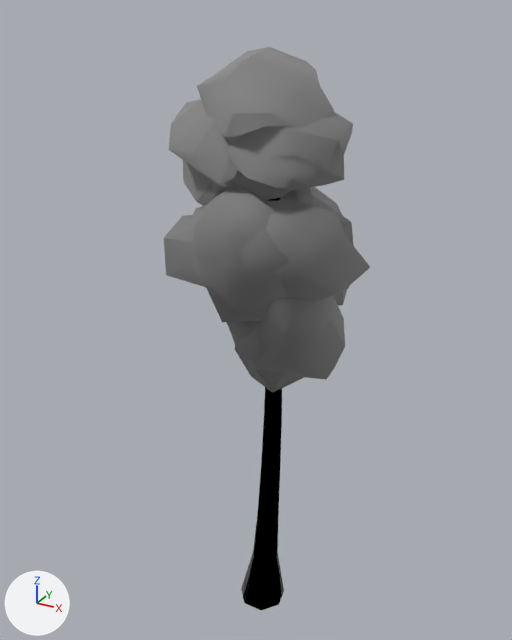
A saved change to the glTF model game/models/environment/taiga_aspen.glb.
Rendered twice from a 50 mm lens placed at (4.62, -8.63, 9.68), pointed at (-0.22, 0.16, 5.29). Every picture has the same lights, and +X, +Y and +Z are marked at lower left. The first picture is the older version. Vertices at exactly the same position are counted once.

In view in the first picture: 'bark', 'foliage'.
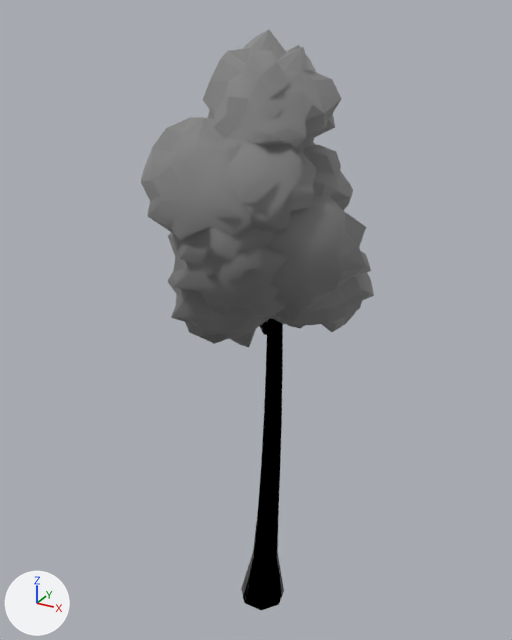
Boxes (x1, y1, x2, y2) around the edits, measured in the pictures (512 x 640 px):
```json
{"object": "foliage", "change": "reshaped", "before": [164, 47, 370, 393], "after": [141, 29, 374, 347], "on screen": "13% wider, 8% shorter"}
{"part": 1, "of": "me_foliage", "change": "rebuilt", "before": [164, 215, 289, 323], "after": [168, 233, 288, 318]}
{"part": 2, "of": "me_foliage", "change": "rebuilt", "before": [263, 200, 370, 302], "after": [267, 195, 371, 309]}
{"part": 3, "of": "me_foliage", "change": "rebuilt", "before": [286, 187, 354, 289], "on screen": "not visible afterwards"}
{"part": 4, "of": "me_foliage", "change": "rebuilt", "before": [334, 289, 347, 305], "after": [271, 316, 285, 324], "on screen": "mostly hidden"}
{"part": 5, "of": "me_foliage", "change": "rebuilt", "before": [191, 188, 274, 268], "after": [172, 227, 280, 278]}
{"part": 6, "of": "me_foliage", "change": "rebuilt", "before": [183, 160, 289, 206], "on screen": "not visible afterwards"}
{"part": 7, "of": "me_foliage", "change": "rebuilt", "before": [197, 47, 334, 146], "after": [203, 29, 342, 153], "on screen": "25% taller"}
{"part": 8, "of": "me_foliage", "change": "rebuilt", "before": [226, 111, 353, 191], "after": [215, 137, 316, 232]}
{"part": 9, "of": "me_foliage", "change": "added", "after": [276, 248, 374, 332]}
{"part": 10, "of": "me_foliage", "change": "added", "after": [141, 117, 253, 240]}
{"part": 11, "of": "me_foliage", "change": "added", "after": [167, 270, 274, 347]}
{"part": 12, "of": "me_foliage", "change": "added", "after": [303, 142, 353, 211]}
{"part": 13, "of": "me_foliage", "change": "deleted", "before": [168, 99, 345, 393]}
```

Scene script edits in JSON lines:
```json
{"block": "me_foliage", "where": "# used by ob_foliage; location = (0.0, 0.0, 0.0)"}
{"op": "remove", "block": "me_foliage", "code": "me_foliage.from_pydata(...)  # 546 vertices, 1040 faces; spans x -1.5..1.62, y -1.19..1.46, z 4.5..9.24"}
{"op": "add", "block": "me_foliage", "code": "me_foliage.from_pydata(...)  # 2106 vertices, 4160 faces; spans x -1.63..1.57, y -1.47..1.39, z 5.02..9.44"}
{"block": "me_foliage", "change": "me_foliage part 1: the loose piece of 42 vertices spanning x -1.37..0.79, y -1.19..0.63, z 5.62..7.2 is rebuilt with 162 vertices and now spans x -1.37..0.94, y -1.21..0.79, z 5.61..7.41"}
{"block": "me_foliage", "change": "me_foliage part 2: the loose piece of 42 vertices spanning x -0.38..1.62, y -0.82..0.82, z 5.6..7.28 is rebuilt with 162 vertices and now spans x -0.53..1.57, y -0.84..0.89, z 5.72..7.48"}
{"block": "me_foliage", "change": "me_foliage part 3: the loose piece of 42 vertices spanning x -0.89..1.26, y -0.61..1.46, z 5.75..7.45 is rebuilt with 162 vertices and now spans x -1.63..0.51, y -0.76..1.3, z 5.84..7.64"}
{"block": "me_foliage", "change": "me_foliage part 4: the loose piece of 42 vertices spanning x -0.86..1.07, y -0.05..1.34, z 5.25..6.68 is rebuilt with 162 vertices and now spans x -1.19..0.99, y -0.35..1.25, z 5.24..6.77"}
{"block": "me_foliage", "change": "me_foliage part 5: the loose piece of 42 vertices spanning x -1.32..0.52, y -1.1..0.89, z 5.84..7.47 is rebuilt with 162 vertices and now spans x -1.04..0.63, y -1.24..0.47, z 6.07..7.79"}
{"block": "me_foliage", "change": "me_foliage part 6: the loose piece of 42 vertices spanning x -1.45..0.52, y -0.42..1.44, z 6.89..8.23 is rebuilt with 162 vertices and now spans x -0.98..0.57, y -0.62..1.16, z 6.67..8.67"}
{"block": "me_foliage", "change": "me_foliage part 7: the loose piece of 42 vertices spanning x -0.74..1.0, y -0.92..1.01, z 7.8..9.24 is rebuilt with 162 vertices and now spans x -0.82..1.0, y -0.8..0.93, z 7.77..9.44"}
{"block": "me_foliage", "change": "me_foliage part 8: the loose piece of 42 vertices spanning x -0.71..1.25, y -0.64..0.73, z 7.36..8.59 is rebuilt with 162 vertices and now spans x -0.64..0.94, y -1.33..0.66, z 6.87..8.4"}
{"block": "me_foliage", "change": "me_foliage part 9: a new loose piece of 162 vertices spanning x -0.23..1.54, y -0.5..1.21, z 5.34..6.83, in mat_material_0 (its picture is missing)"}
{"block": "me_foliage", "change": "me_foliage part 10: a new loose piece of 162 vertices spanning x -1.45..0.73, y -1.47..0.34, z 6.7..8.42, in mat_material_0 (its picture is missing)"}
{"block": "me_foliage", "change": "me_foliage part 11: a new loose piece of 162 vertices spanning x -1.45..0.42, y -0.99..0.83, z 5.02..6.93, in mat_material_0 (its picture is missing)"}
{"block": "me_foliage", "change": "me_foliage part 12: a new loose piece of 162 vertices spanning x -0.91..1.14, y -0.46..1.15, z 6.65..8.16, in mat_material_0 (its picture is missing)"}
{"block": "me_foliage", "change": "me_foliage part 13: 168 vertices removed from x -1.5..1.34, y -1.02..1.31, z 4.5..8.61"}
{"block": "me_foliage", "change": "other edits to the shape of me_foliage do not show in these pictures"}
```
